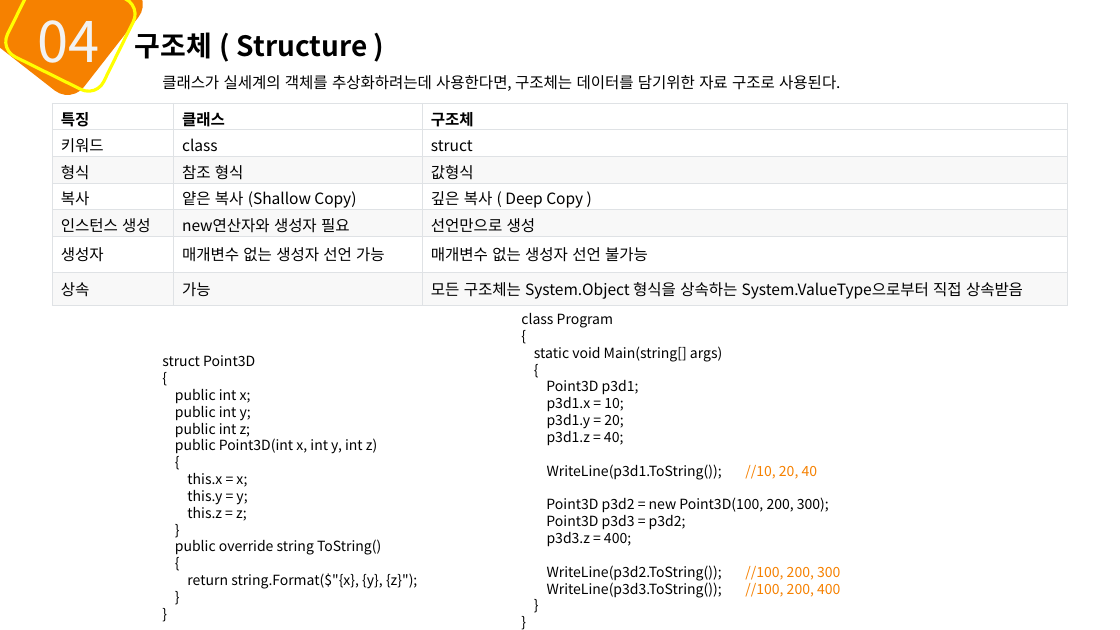
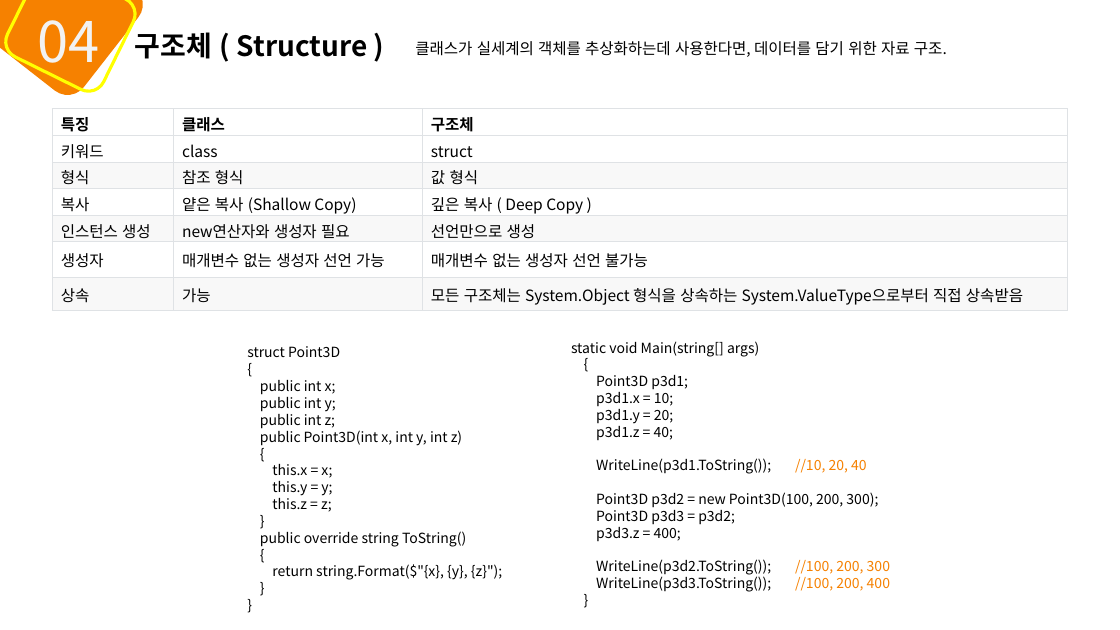
Before and after one commit to mins1119/C-, a slide deck: slide 50 of 2주차.pptx. Drawn at 1120x630 pixels with LibreOffice and Linux fonts; fonts in the diff are those of the drawing. Boxes give left, top, right and bottom in pixels: in the first picture for what was removed or moved away, otherwise in the second. Text is boxed around its words. In the diff, an @@ line names an element or a change of style, - is before the commit and + after.

```diff
--- a/2주차.pptx
+++ b/2주차.pptx
@@ text at [415,41,947,57]: text changed @@
-클래스가 실세계의 객체를 추상화하려는데 사용한다면, 구조체는 데이터를 담기위한 자료 구조로 사용된다.
+클래스가 실세계의 객체를 추상화하는데 사용한다면, 데이터를 담기 위한 자료 구조.
@@ table at [53,109,1067,310] @@
-row 3, column 3: 값형식
+row 3, column 3: 값 형식
@@ table: place and size @@
-table at [53,103,1067,305]
+table at [53,109,1067,310]
@@ text at [521,313,613,328]: paragraphs removed @@
-class Program
-{
@@ text "struct Point3D": place and size @@
-text "struct Point3D" at [162,355,417,589]
+text "struct Point3D" at [247,346,502,580]
@@ text at [571,341,890,592]: paragraph removed @@
-}
@@ text "static void Main(string[] args)": place and size @@
-text "static void Main(string[] args)" at [521,313,840,598]
+text "static void Main(string[] args)" at [571,341,890,592]
```
Also in this commit, not shown: 47 other slides changed.
